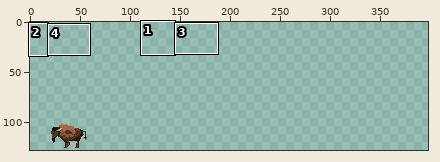
Two versions of one pixel-art file, sprites/animals/bison.aseprite. The picture above shows the old version from afar; the outline marks the close-up.
Close-up. Before the edit:
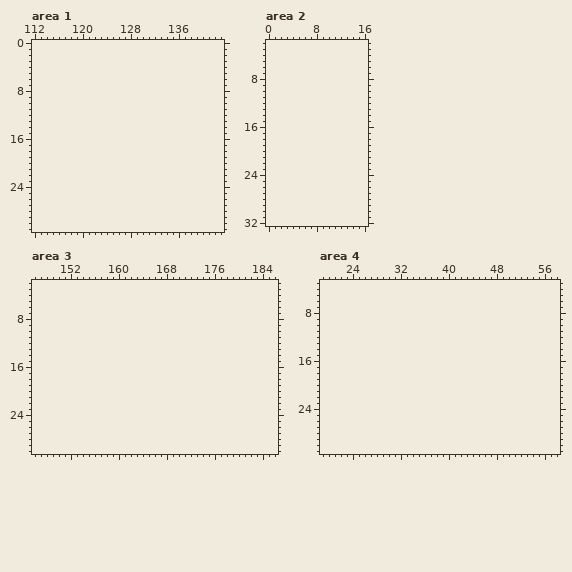
48x32 pixels, 1 frame. Colours within 5 levels of each other are drawn and written as one. Shown: area 1: x 112..143, y 0..31; area 2: x 0..16, y 2..32; area 3: x 146..186, y 2..30; area 4: x 19..58, y 3..31. The old version is drawn lined up with the new one, on the new canvas. The wide view leaves out empty margins. The commit also changed other parts of the picture, which this record leaves out.
After the commit:
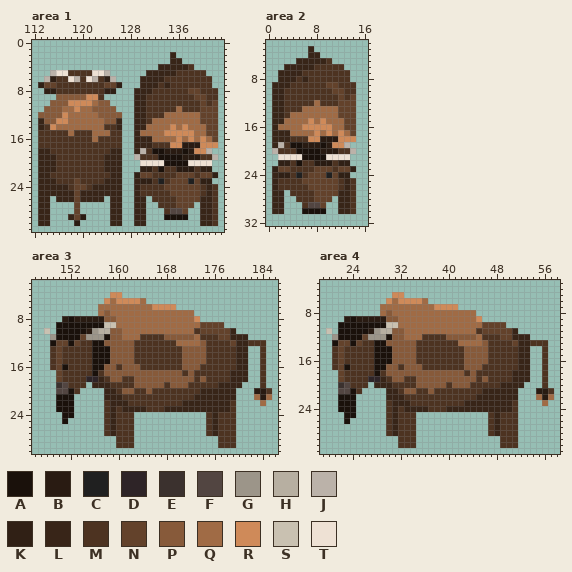
Palette (. is transparent): A #1a110b  B #291b12  C #202020  D #2e2427  E #3b312e  F #524541  G #9c9589  H #b7afa1  J #bbb2a9  K #302015  L #382518  M #4d3321  N #63422b  P #875a3a  Q #a06b45  R #cf8a59  S #c9c1b1  T #eee1d4
Difference:
canvas 48x32 -> 400x128, the old top-left corner now at 13,94
Area 1:
y 2: x 135 . -> L
y 3: x 135..136 .. -> LL
y 4: x 133..138 ...... -> LLLLLM
y 5: x 115..124 .......... -> JTTMMMMTTJ; x 131..140 .......... -> LLLLLMMMMM
y 6: x 114..125 ............ -> JKMMTJMTJMKJ; x 130..141 ............ -> LLLLMMMMMMMM
y 7: x 113..126 .............. -> KNNMMMMMMMMNNK; x 130..141 ............ -> LLLMLMMMMMMM
y 8: x 114..125 ............ -> KKMMMMMMMMKK; x 129..142 .............. -> LLLMMMMMMNNMMM
y 9: x 116..123 ........ -> PPPPPRRM; x 129..142 .............. -> LLMMMMMMMMNNMM
y 10: x 115..124 .......... -> PPPRRRRQPP; x 129..142 .............. -> LLMMMMMMMMMNMN
y 11: x 114..125 ............ -> PPPQQRQQPPPP; x 129..142 .............. -> LLMMMMMQMMMNNN
y 12: x 113..126 .............. -> PPPPRQQQQQPPPP; x 129..142 .............. -> LLMMMQQQQQQNNN
y 13: x 113..126 .............. -> LPPRRQQQQQQPPL; x 129..142 .............. -> LLMQQQQQQQQNNN
y 14: x 113..126 .............. -> LMRQQQQQQQQMML; x 129..142 .............. -> LLQQQQRQRQQQNN
y 15: x 113..126 .............. -> MMMMMQMMMQQQMM; x 129..142 .............. -> LQQQQRRRRRQQNN
y 16: x 113..126 .............. -> MMMMMMMMMQMMMM; x 129..142 .............. -> LLLQQQQRQRQRQN
y 17: x 113..126 .............. -> MMMMMMMMMMMMMM; x 129..142 .............. -> LLLMMMRRBBBRRR
y 18: x 113..126 .............. -> LLMMMMMMMMMMLL; x 129..141 ............. -> LJMAABBBABRRJ
y 19: x 113..126 .............. -> LLLMMMMMMMMLLL; x 129..142 .............. -> JMMMAAAABBBMMJ
y 20: x 113..126 .............. -> LLLMMMMMMMMLLL; x 130..141 ............ -> TTTTAAAATTTT
y 21: x 113..126 .............. -> LLLMMMMMMMMLLL; x 130..141 ............ -> KKMAMMBBBMKK
y 22: x 113..126 .............. -> LLMMMMMMMMMMLL; x 129..142 .............. -> KNNMMMMNNNMNNK
y 23: x 113..126 .............. -> LLLMMMNMMMMLLL; x 129..141 ............. -> LKKMCMNNNCNKK
y 24: x 113..126 .............. -> LLLLLMNNMLLLLL; x 129..142 .............. -> LMMMMNNNNNNMLM
y 25: x 113..126 .............. -> LLLLLLNLLLLLLL; x 129..142 .............. -> LMMMMMNNNNNMLM
y 26: x 113..114 .. -> LL; x 116..123 ........ -> LLLNLLLL; x 125..126 .. -> LL; x 129..130 .. -> LL; x 132..142 ........... -> MMMMNNNNLLM
y 27: x 113..114 .. -> LL; x 119 . -> N; x 125..126 .. -> LL; x 129..130 .. -> LL; x 133..138 ...... -> MMMNNN; x 140..142 ... -> LLM
y 28: x 113..114 .. -> LL; x 119 . -> N; x 125..126 .. -> LL; x 129..130 .. -> LL; x 134..137 .... -> MFFN; x 140..142 ... -> LLM
y 29: x 113..114 .. -> LL; x 118..120 ... -> LNB; x 125..126 .. -> LL; x 129..130 .. -> LL; x 134..137 .... -> AAAA; x 140..142 ... -> LLM
y 30: x 113..114 .. -> LL; x 119 . -> B; x 125..126 .. -> LL; x 129..130 .. -> LL; x 140..142 ... -> LLM
Area 2:
y 3: x 7 . -> L
y 4: x 7..8 .. -> LL
y 5: x 5..10 ...... -> LLLLLM
y 6: x 3..12 .......... -> LLLLLMMMMM
y 7: x 2..13 ............ -> LLLLMMMMMMMM
y 8: x 2..13 ............ -> LLLMLMMMMMMM
y 9: x 1..14 .............. -> LLLMMMMMMNNMMM
y 10: x 1..14 .............. -> LLMMMMMMMMNNMM
y 11: x 1..14 .............. -> LLMMMMMMMMMNMN
y 12: x 1..14 .............. -> LLMMMMMQMMMNNN
y 13: x 1..14 .............. -> LLMMMQQQQQQNNN
y 14: x 1..14 .............. -> LLMQQQQQQQQNNN
y 15: x 1..14 .............. -> LLQQQQRQRQQQNN
y 16: x 1..14 .............. -> LQQQQRRRRRQQNN
y 17: x 1..14 .............. -> LLLQQQQRQRQRQN
y 18: x 1..14 .............. -> LLLMMMRRBBBRRR
y 19: x 1..13 ............. -> LJMAABBBABRRJ
y 20: x 1..14 .............. -> JMMMAAAABBBMMJ
y 21: x 2..13 ............ -> TTTTAAAATTTT
y 22: x 2..13 ............ -> KKMAMMBBBMKK
y 23: x 1..14 .............. -> KNNMMMMNNNMNNK
y 24: x 1..13 ............. -> LKKMCMNNNCNKK
y 25: x 1..14 .............. -> LMMMMNNNNNNMLM
y 26: x 1..14 .............. -> LMMMMMNNNNNMLM
y 27: x 1..2 .. -> LL; x 4..14 ........... -> MMMMNNNNLLM
y 28: x 1..2 .. -> LL; x 5..10 ...... -> MMMNNN; x 12..14 ... -> LLM
y 29: x 1..2 .. -> LL; x 6..9 .... -> MFFN; x 12..14 ... -> LLM
y 30: x 1..2 .. -> LL; x 6..9 .... -> AAAA; x 12..14 ... -> LLM
Area 3:
y 4: x 159..160 .. -> RR
y 5: x 158..164 ....... -> RQRRRRQ
y 6: x 157..169 ............. -> QQQQQQQQQRRRR
y 7: x 157..172 ................ -> QPQQQQQQQQQQQQQQ
y 8: x 151..173 ....................... -> BABBBBBPPQQQQQQQQQQQQQR
y 9: x 150..177 ............................ -> AAAAAAAASSQQQQQQQQQQQQQQNNNN
y 10: x 148 . -> S; x 150..179 .............................. -> AAAAABGHHPPQQQQQQQQQQQQMNNNNNL
y 11: x 149..181 ................................. -> GAAAANGGGAPPQQQMMMMPPPPPQMMMNNLLL
y 12: x 149..184 .................................... -> ANNANMMAAPPPPPMMMMMMMQQQQPMMMMNLLMMM
y 13..15: x 149..181 ................................. -> MNMMMMMAAAPPPPMMMMMMMMPPPPMMMMMLL; x 184 . -> M
y 16: x 149..181 ................................. -> MNAMMMMAAPPMPPPMMMMMMMPPPMMMMMMLL; x 184 . -> M
y 17: x 150..181 ................................ -> NMMMMMAMPPPPPPPPPPPPPMPMMMMMMLLL; x 184 . -> M
y 18: x 150..181 ................................ -> NMMMMDDLMPPMMPPPPPPPPPPMPMMMMLLL; x 184 . -> M
y 19: x 150..154 ..... -> EFMMM; x 156..180 ......................... -> LLLMMMMPPPPPMPPPMMMMMLLLL; x 184 . -> M
y 20: x 150..153 .... -> FFAM; x 158..179 ...................... -> LLMPPMMPMMMMMMMMLLLLLL; x 183..185 ... -> BBM
y 21: x 150..152 ... -> AAA; x 158..179 ...................... -> LLLMMMMMMMMMMMMLLLLLLL; x 183..185 ... -> QBQ
y 22: x 150..152 ... -> AAA; x 158..179 ...................... -> MLLLMMMMMMMMMLLLLLLLLM; x 184 . -> Q
y 23: x 150..152 ... -> AAA; x 158..179 ...................... -> MLMLLLLMMMLLLLLLLLLLLM
y 24: x 151..152 .. -> AA; x 158..162 ..... -> MLMMM; x 175..179 ..... -> MLMMM
y 25: x 151 . -> A; x 158..162 ..... -> MLMMM; x 175..179 ..... -> MLMMM
y 26..27: x 158..162 ..... -> MLMMM; x 175..179 ..... -> MLMMM
y 28..29: x 160..162 ... -> MMM; x 177..179 ... -> MMM
Area 4:
y 5: x 31..32 .. -> RR
y 6: x 30..36 ....... -> RQRRRRQ
y 7: x 29..41 ............. -> QQQQQQQQQRRRR
y 8: x 29..44 ................ -> QPQQQQQQQQQQQQQQ
y 9: x 23..45 ....................... -> BABBBBBPPQQQQQQQQQQQQQR
y 10: x 22..49 ............................ -> AAAAAAAASSQQQQQQQQQQQQQQNNNN
y 11: x 20 . -> S; x 22..51 .............................. -> AAAAABGHHPPQQQQQQQQQQQQMNNNNNL
y 12: x 21..53 ................................. -> GAAAANGGGAPPQQQMMMMPPPPPQMMMNNLLL
y 13: x 21..56 .................................... -> ANNANMMAAPPPPPMMMMMMMQQQQPMMMMNLLMMM
y 14..16: x 21..53 ................................. -> MNMMMMMAAAPPPPMMMMMMMMPPPPMMMMMLL; x 56 . -> M
y 17: x 21..53 ................................. -> MNAMMMMAAPPMPPPMMMMMMMPPPMMMMMMLL; x 56 . -> M
y 18: x 22..53 ................................ -> NMMMMMAMPPPPPPPPPPPPPMPMMMMMMLLL; x 56 . -> M
y 19: x 22..53 ................................ -> NMMMMDDLMPPMMPPPPPPPPPPMPMMMMLLL; x 56 . -> M
y 20: x 22..26 ..... -> EFMMM; x 28..52 ......................... -> LLLMMMMPPPPPMPPPMMMMMLLLL; x 56 . -> M
y 21: x 22..25 .... -> FFAM; x 30..51 ...................... -> LLMPPMMPMMMMMMMMLLLLLL; x 55..57 ... -> BBM
y 22: x 22..24 ... -> AAA; x 30..51 ...................... -> LLLMMMMMMMMMMMMLLLLLLL; x 55..57 ... -> QBQ
y 23: x 22..24 ... -> AAA; x 30..51 ...................... -> MLLLMMMMMMMMMLLLLLLLLM; x 56 . -> Q
y 24: x 22..24 ... -> AAA; x 30..51 ...................... -> MLMLLLLMMMLLLLLLLLLLLM
y 25: x 23..24 .. -> AA; x 30..34 ..... -> MLMMM; x 47..51 ..... -> MLMMM
y 26: x 23 . -> A; x 30..34 ..... -> MLMMM; x 47..51 ..... -> MLMMM
y 27..28: x 30..34 ..... -> MLMMM; x 47..51 ..... -> MLMMM
y 29..30: x 32..34 ... -> MMM; x 49..51 ... -> MMM
